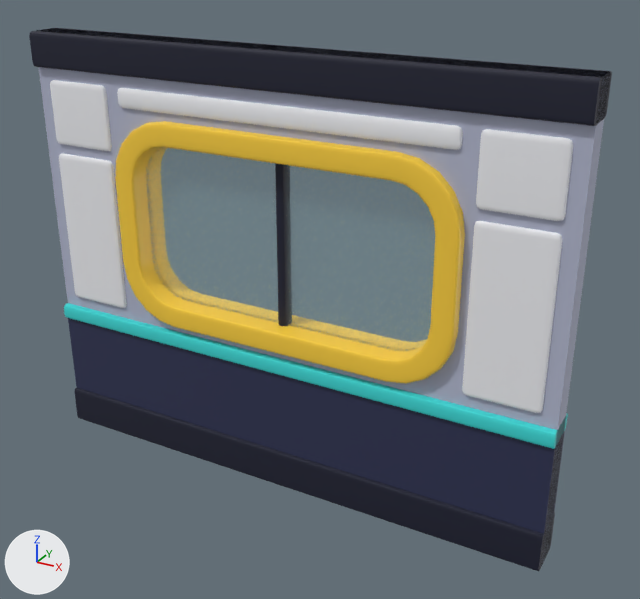
Renders of the glTF model assets/models/kit/wall_window.glb from each side of a commit.
Camera for both pictures: a camera (50 mm lens) standing at (2.97, -4.9, 3.99) and looking at (0.24, 0.08, 1.5). Lighting does not change. The marker at lower left points along +X, +Y and +Z. The first picture is the older version. Vertices at exactly the same position are counted once.

In view in the first picture: 'Body'.
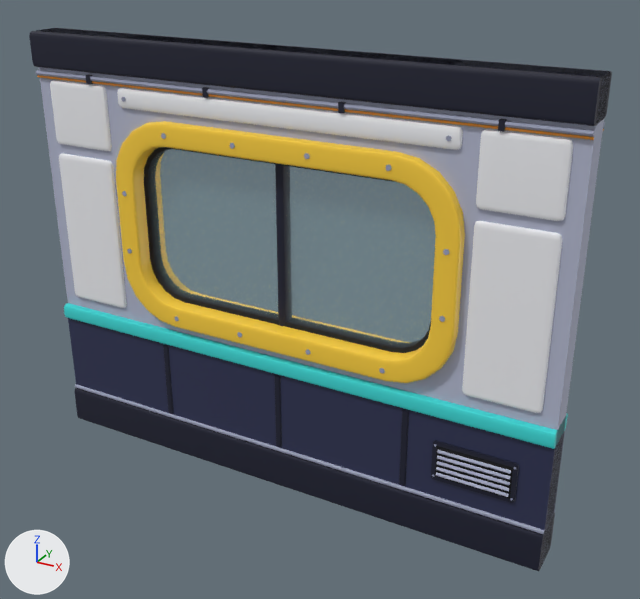
Boxes (x1, y1, x2, y2) around the edits, measured in the pictures (640 x 599 px):
part 1 of me_wall_window_body, added: after (338, 102, 346, 113)
part 2 of me_wall_window_body, added: after (202, 87, 209, 98)
part 3 of me_wall_window_body, added: after (498, 119, 507, 132)
part 4 of me_wall_window_body, added: after (86, 74, 93, 84)
part 5 of me_wall_window_body, added: after (36, 70, 595, 137)
part 6 of me_wall_window_body, added: after (75, 97, 555, 534)
part 7 of me_wall_window_body, added: after (37, 75, 604, 140)

The change, as a diff of the scene's bpy script:
```diff
--- a/assets/models/kit/wall_window.glb.py
+++ b/assets/models/kit/wall_window.glb.py
@@ mat_env_grey @@
+mat_env_grey = principled_material('env_grey')
+mat_env_grey.base_color = (0.323, 0.352, 0.479)  # greyish blue #9aa0b8
@@ mat_env_orange @@
+mat_env_orange = principled_material('env_orange')
+mat_env_orange.base_color = (1.0, 0.347, 0.0116)  # orange #ff9f1c
+mat_env_orange.roughness = 0.45
@@ mat_env_rubber @@
+mat_env_rubber = principled_material('env_rubber')
+mat_env_rubber.base_color = (0.011, 0.0116, 0.016)  # black #1b1c22
+mat_env_rubber.roughness = 0.9
@@ mat_env_void @@
+mat_env_void = principled_material('env_void')
+mat_env_void.base_color = (0.00243, 0.00273, 0.00368)  # black #08090c
+mat_env_void.roughness = 0.9
@@ me_wall_window_body @@
 # used by ob_body; location = (0.0, 0.0, 0.0)
-me_wall_window_body.from_pydata(...)  # 744 vertices, 1444 faces; spans x -2.0..2.0, y -0.17..0.17, z 0.0..3.2
+me_wall_window_body.from_pydata(...)  # 1696 vertices, 3084 faces; spans x -2.0..2.0, y -0.17..0.17, z 0.0..3.2
+# me_wall_window_body part 1: a new loose piece, a box spanning x 0.482..0.517, y -0.137..-0.107, z 2.871..2.933, in mat_env_panel (dark blue #171a30)
+# me_wall_window_body part 2: a new loose piece, a box spanning x -0.517..-0.482, y -0.137..-0.107, z 2.871..2.933, in mat_env_panel (dark blue #171a30)
+# me_wall_window_body part 3: a new loose piece, a box spanning x 1.482..1.518, y -0.137..-0.107, z 2.871..2.933, in mat_env_panel (dark blue #171a30)
+# me_wall_window_body part 4: a new loose piece, a box spanning x -1.518..-1.482, y -0.137..-0.107, z 2.871..2.933, in mat_env_panel (dark blue #171a30)
+# me_wall_window_body part 5: a new loose piece, an 8-sided cylinder along x spanning x -2.0..2.0, y -0.135..-0.101, z 2.893..2.927, in mat_env_grey (greyish blue #9aa0b8)
+# me_wall_window_body part 6: 528 vertices added at x -2.0..2.0, y -0.17..0.17, z 0.3..2.81
+# me_wall_window_body part 7: 24 vertices added at x -2.0..2.0, y -0.12..0.12, z 2.88..2.89
+# other edits to the shape of me_wall_window_body do not show in these pictures
 me_wall_window_body.materials.append(mat_env_wall_core)
@@ me_wall_window_body @@
 me_wall_window_body.materials.append(mat_env_glass)
+me_wall_window_body.materials.append(mat_env_grey)  # greyish blue #9aa0b8
+me_wall_window_body.materials.append(mat_env_orange)  # orange #ff9f1c
+me_wall_window_body.materials.append(mat_env_void)  # black #08090c
+me_wall_window_body.materials.append(mat_env_rubber)  # black #1b1c22
```
